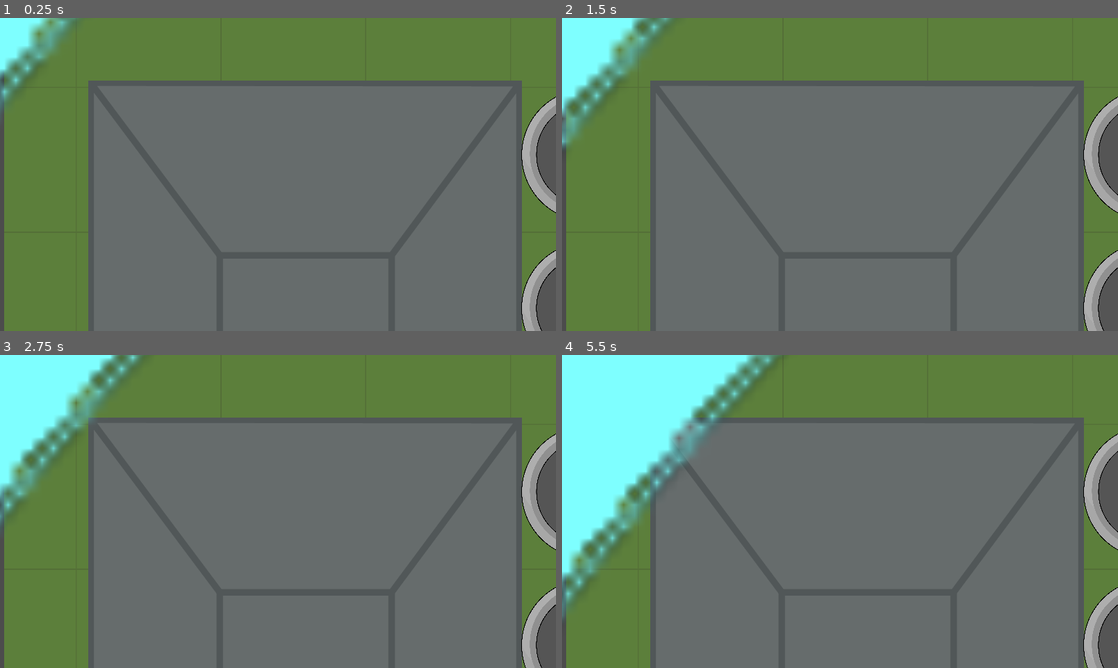
Above: before the commit, frames 1-4 (two rows, left to right).
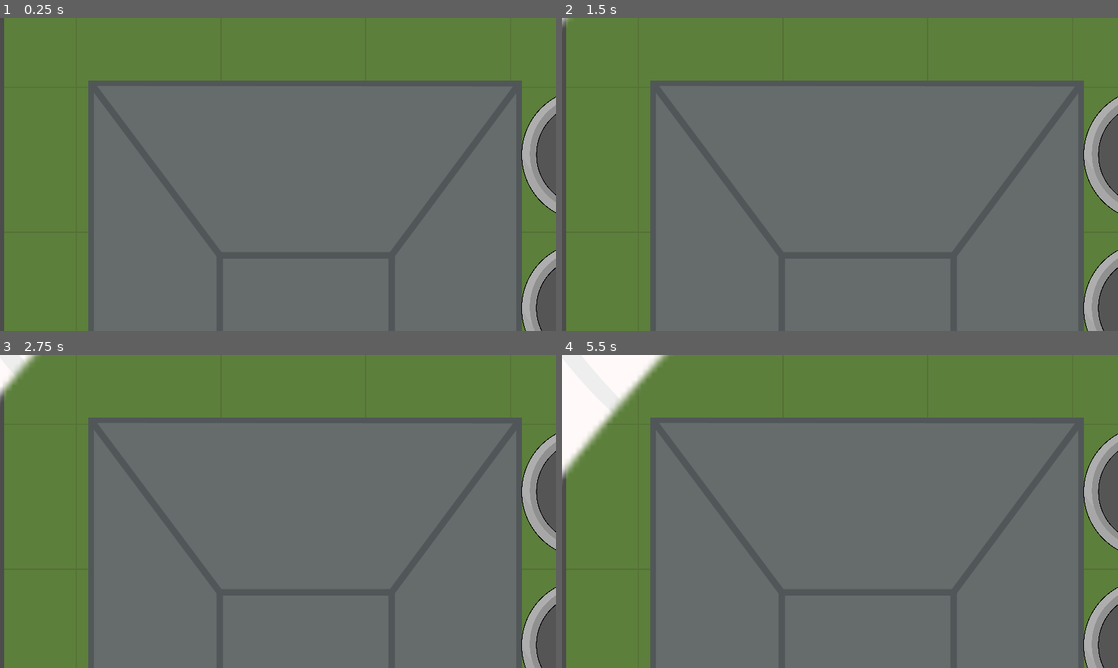
Above: after the commit, the same moments.

Repository: michalbie/Spinningeddon
Game: Godot game, scene res://Maps/BattleRoyaleMap/BattleRoyaleMap.tscn
Same seed, same stepped clock (60 frames per second), same inputs: the game is played once before the commit and once after it. This scene is started directly instead of the project's main scene.
Inputs (mouse positions are in pixels of both pictures, inside the frame that each line leads up to):
- Up to frame 1 (0.25 s): no input
- Up to frame 2 (1.5 s): tap Enter at 0.5 s; move the mouse to (962, 158) at 0.52 s; press the mouse at (962, 158) at 0.53 s; move the mouse to (728, 190) at 1.27 s; release the mouse at (728, 190) at 1.28 s; right-click (728, 190) at 1.35 s
- Up to frame 3 (2.75 s): move the mouse to (333, 442) at 2.02 s; press the mouse at (333, 442) at 2.03 s
- Up to frame 4 (5.5 s): move the mouse to (812, 574) at 2.77 s; release the mouse at (812, 574) at 2.78 s; right-click (812, 574) at 2.85 s; move the mouse to (1006, 558) at 3.52 s; press the mouse at (1006, 558) at 3.53 s; move the mouse to (673, 464) at 4.27 s; release the mouse at (673, 464) at 4.28 s; right-click (673, 464) at 4.35 s; move the mouse to (867, 511) at 5.02 s; press the mouse at (867, 511) at 5.03 s

The runs differ from the first frame. In frame 1, 2.1% of the frame differs, in the area x 0-15%, y 0-30%; in frame 2, 4.1%; in frame 3, 6.8%; in frame 4, 15%, in the area x 0-39%, y 0-84%.

Commit message:
Added new fog graphics

Diff:
--- a/Maps/BattleRoyaleMap/Zone.gd
+++ b/Maps/BattleRoyaleMap/Zone.gd
@@ -7,7 +7,7 @@
 func _ready():
 	var fog_tween = get_node("FogTween")
 	fog_tween.interpolate_property($SafeZone, "texture_scale",
-	40, 3, time_to_shrink, Tween.TRANS_LINEAR, Tween.EASE_IN_OUT)
+	20, 3, time_to_shrink, Tween.TRANS_LINEAR, Tween.EASE_IN_OUT)
 	fog_tween.start()
 
 	var safe_area_tween = get_node("SafeAreaTween")
--- a/Maps/BattleRoyaleMap/Zone.tscn
+++ b/Maps/BattleRoyaleMap/Zone.tscn
@@ -18,7 +18,7 @@
 [node name="SafeZone" type="Light2D" parent="."]
 light_mask = 2
 texture = ExtResource( 2 )
-texture_scale = 40.0
+texture_scale = 20.0
 mode = 3
 range_item_cull_mask = 2
 
Binary file changed: Maps/assets/fog.png
Binary file changed: Maps/assets/mask.png
